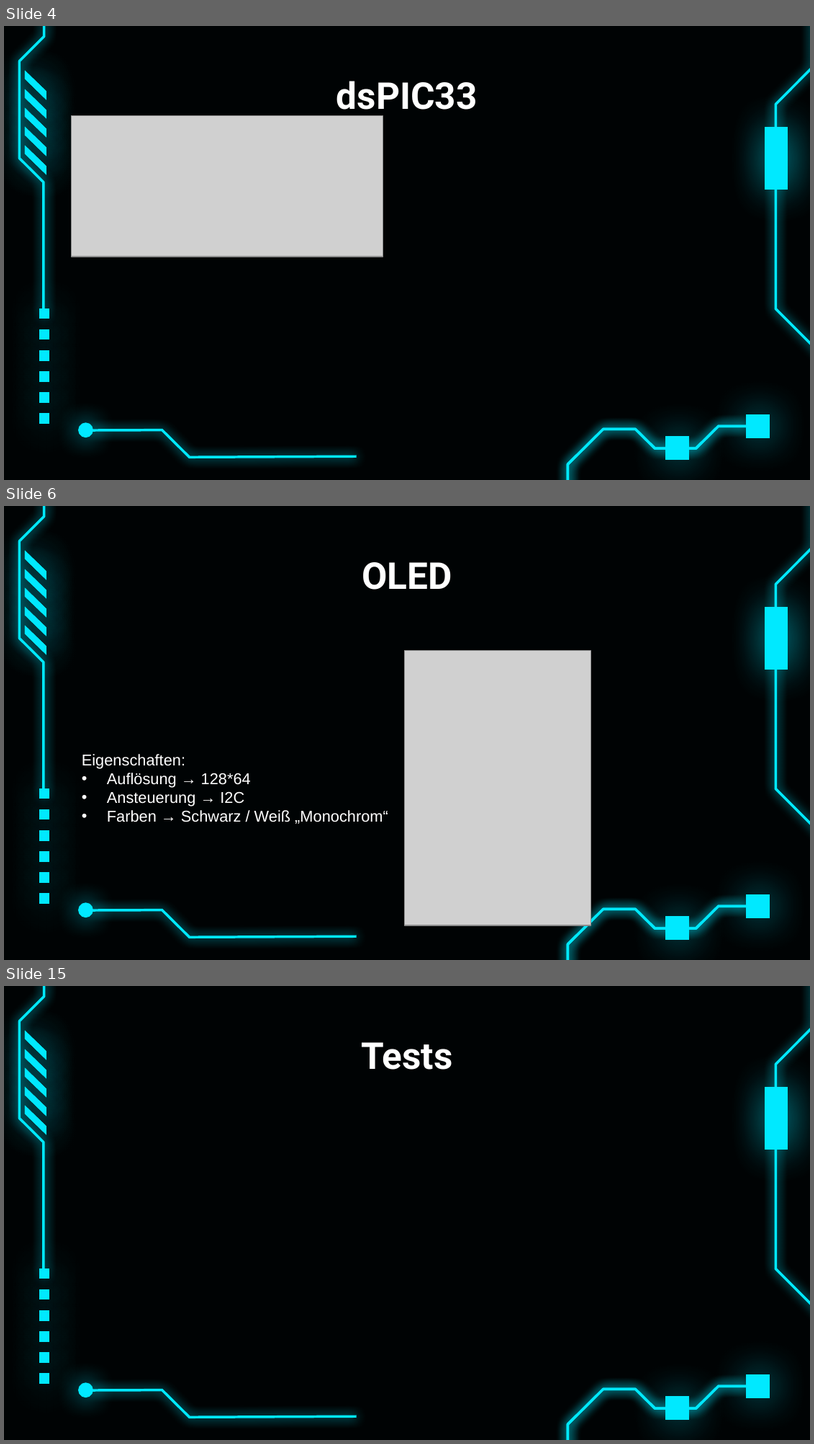
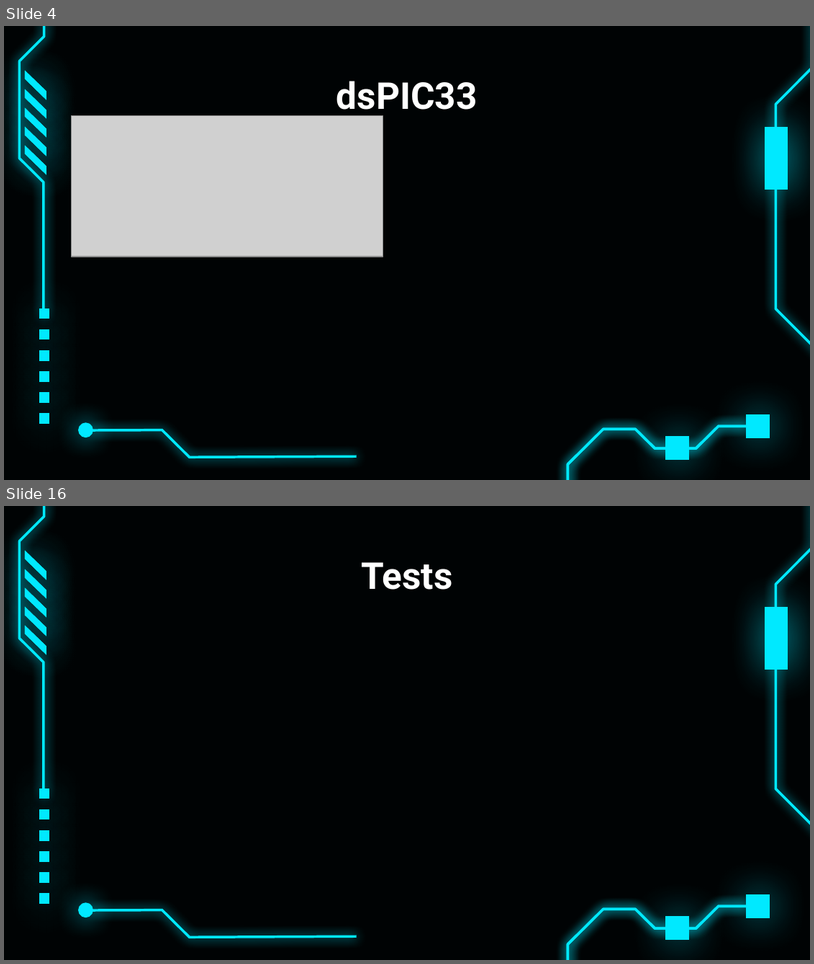
Before and after one commit to bayerju/mikro_loabor, a slide deck: MIC.pptx. Shown one above the other, each under a label of ours: slides 4, 6 and 15 before the commit, slides 4 and 16 after it; the slides between them are not shown. The pictures are 814x1444 and 814x964 pixels, drawn with LibreOffice and Linux fonts; fonts in the diff are those of the drawing; grey boxes stand for pictures. Boxes give left, top, right and bottom in pixels: in the first picture for what was removed or moved away, otherwise in the second. Text is boxed around its words. In the diff, an @@ line names an element or a change of style, - is before the commit and + after.

```diff
--- a/MIC.pptx
+++ b/MIC.pptx
@@ slide 6 removed at bbox=[4, 506, 810, 960], background #000304; not listed: 25 template elements that a slide beside it also shows @@
@@ title removed at bbox=[362, 562, 452, 590] @@
-OLED
@@ picture removed at bbox=[405, 650, 591, 925] @@
@@ text removed at bbox=[82, 754, 388, 824] @@
-Eigenschaften:
-• Auflösung → 128*64
-• Ansteuerung → I2C
-• Farben → Schwarz / Weiß „Monochrom“
@@ what was slide 15 is now slide 16 @@
```
Also in this commit, not shown: 9 slides changed, 6 slides added, 4 other slides removed, 4 other files.
